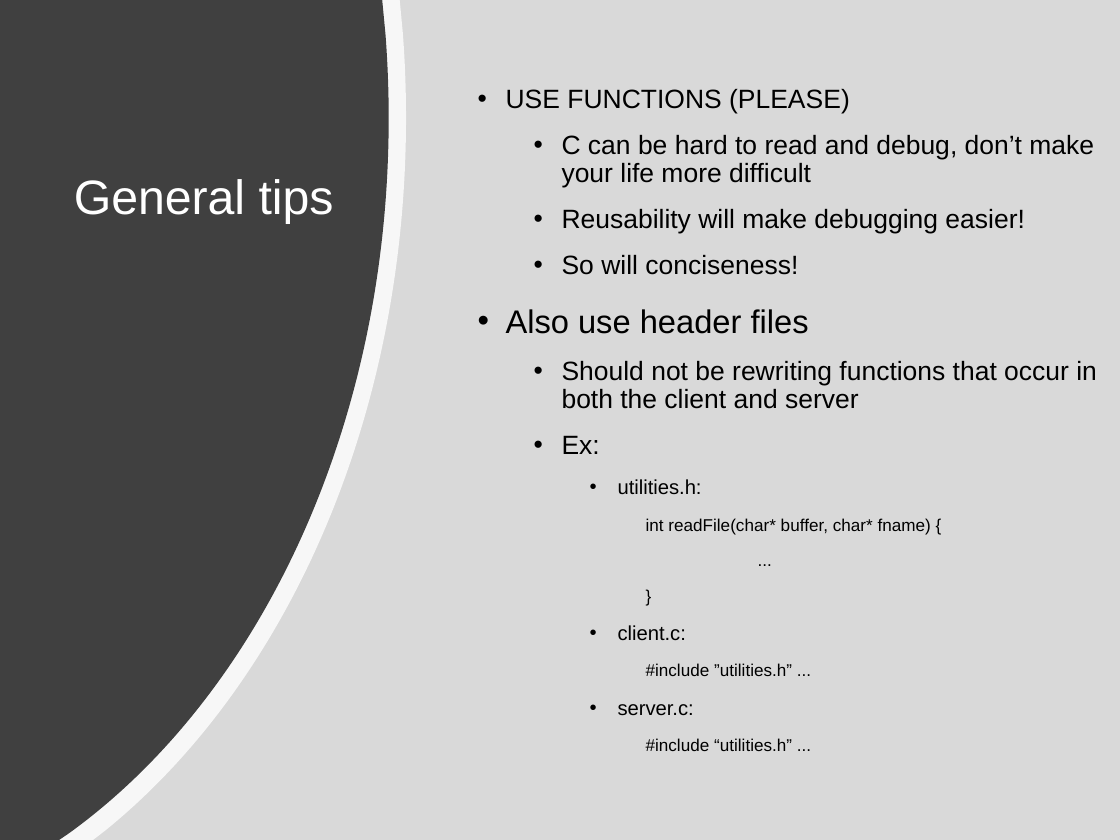
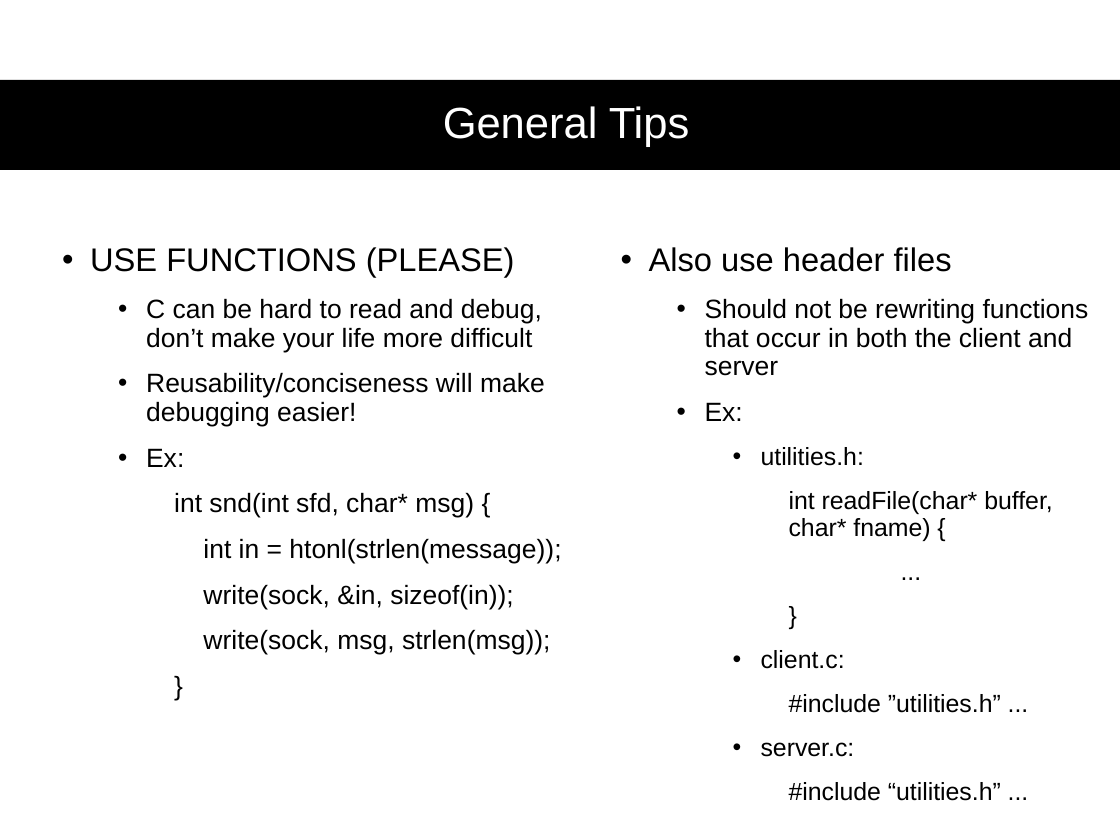
Before and after one commit to NathanRVance/pg3_tutorial, a slide deck: slide 3 of Tutorial 2_PG4.pptx. Drawn at 1120x840 pixels with LibreOffice and Linux fonts; fonts in the diff are those of the drawing. Boxes give left, top, right and bottom in pixels: in the first picture for what was removed or moved away, otherwise in the second. Text is boxed around its words. In the diff, an @@ line names an element or a change of style, - is before the commit and + after.

Commit message:
finished

```diff
--- a/Tutorial 2_PG4.pptx
+++ b/Tutorial 2_PG4.pptx
@@ rectangle removed at bbox=[0, 0, 1120, 840] @@
@@ freeform shape removed at bbox=[0, 0, 407, 840] @@
@@ freeform shape removed at bbox=[0, 0, 389, 840] @@
@@ rectangle added at bbox=[0, 80, 1120, 170], fill #000000 @@
@@ text "General Tips" at bbox=[443, 106, 690, 147]: vertical alignment top to middle @@
@@ text at bbox=[506, 89, 1094, 275]: paragraphs removed @@
-• USE FUNCTIONS (PLEASE)
-  • C can be hard to read and debug, don’t make your life more difficult
-  • Reusability will make debugging easier!
-  • So will conciseness!
@@ text at bbox=[443, 106, 690, 147]: text changed; size 31 to 28 pt @@
-General tips
+General Tips
@@ text "Also use header files": place and size @@
-text "Also use header files" at bbox=[506, 89, 1097, 751]
+text "Also use header files" at bbox=[705, 298, 1089, 801]
@@ text added at bbox=[90, 247, 561, 655], 17 pt, text #000000 @@
+• USE FUNCTIONS (PLEASE)
+  • C can be hard to read and debug, don’t make your life more difficult
+  • Reusability/conciseness will make debugging easier!
+  • Ex:
+    int snd(int sfd, char* msg) {
+    int in = htonl(strlen(message));
+    write(sock, &in, sizeof(in));
+    write(sock, msg, strlen(msg));
+    }
@@ text at bbox=[761, 447, 1053, 801]: size 13 to 16 pt in "utilities.h:", "client.c:", "server.c:"; size 11 to 16 pt in "int readFile(char* buffer, char* fname) {", "...", "}", "#include ”utilities.h” ..." and 1 more places @@
```
Also in this commit, not shown: 12 other slides changed.
